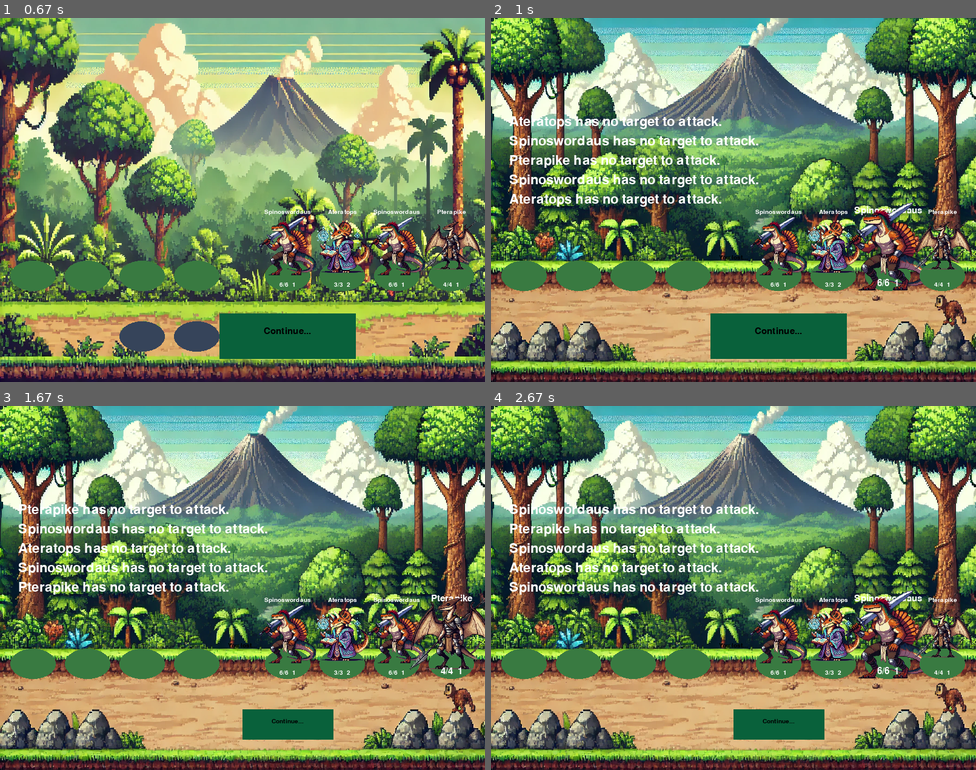
Above: before the commit, frames 1-4 (two rows, left to right).
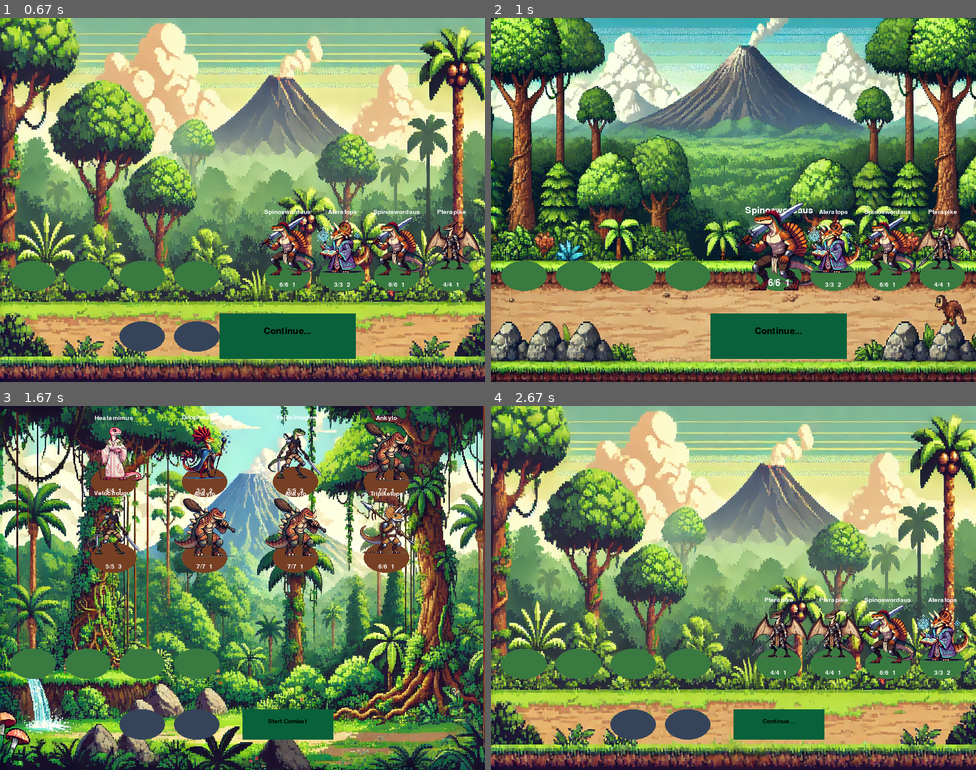
Above: after the commit, the same moments.

Repository: ENorell/RogueTroupe
Game: pygame game, started from main.py
Two runs of this game, one before a commit and one after it. Both use one fixed random seed, a clock stepped at 60 frames per second and the inputs below.
Inputs (mouse positions are in pixels of both pictures, inside the frame that each line leads up to):
- Up to frame 1 (0.67 s): click "Start Combat" at 0.38 s
- Up to frame 2 (1 s): click "Continue..." at 0.72 s
- Up to frame 3 (1.67 s): click "Continue..." at 1.05 s; press the mouse at (203, 558) at 1.37 s; move the mouse to (208, 580) at 1.47 s; release the mouse at (213, 606) at 1.6 s
- Up to frame 4 (2.67 s): click (777, 726) at 1.72 s, where only the run after the commit has a clickable "Start Combat"; press the mouse at (685, 726) at 2.03 s; move the mouse to (801, 588) at 2.13 s; release the mouse at (917, 453) at 2.27 s

Frame 1 is identical in both runs. In frame 2, 7.0% of the frame differs, in the area x 3-90%, y 27-75%; in frame 3, 92%, in the area x 0-100%, y 0-100%; in frame 4, 88%.

Commit message:
added range logic

Diff:
--- a/character.py
+++ b/character.py
@@ -26,6 +26,9 @@
 
     def is_dead(self) -> bool:
         return self.health == 0
+
+    def revive(self) -> None:
+        self.health = self.max_health
 
 class Archeryptrx(Character):
     #A simple archer with upfront damage and range
--- a/combat_state.py
+++ b/combat_state.py
@@ -22,20 +22,20 @@
 
 
 class BattleTurn:
-    def __init__(self, character: Character, ally_slots: list[CharacterSlot], enemy_slots: list[CharacterSlot], battle_log: list[str]) -> None:
+    def __init__(self, character: Character, character_index: int, attacker_slots: list[CharacterSlot], defender_slots: list[CharacterSlot], battle_log: list[str]) -> None:
         self.character = character
-        self.ally_slots = ally_slots
-        self.enemy_slots = enemy_slots
+        self.character_index = character_index  # Store the character index as an instance attribute
+        self.attacker_slots = attacker_slots
+        self.defender_slots = defender_slots
         self.battle_log = battle_log
         self.delay = Delay(0.5)
         self.is_done = False
         self.target_character: Optional[Character] = None
 
     def determine_target(self) -> None:
-        defenders = self.enemy_slots if self.character in [slot.content for slot in self.ally_slots] else self.ally_slots
-        for i in range(len(defenders) - 1, -1, -1):
-            defender_slot = defenders[i]
-            if defender_slot.content and not defender_slot.content.is_dead() and self.character.range >= i + 1:
+        for i in range(len(self.defender_slots) - 1, -1, -1):
+            defender_slot = self.defender_slots[i]
+            if defender_slot.content and not defender_slot.content.is_dead() and self.character.range >= i + self.character_index + 1:
                 self.target_character = defender_slot.content
                 self.target_character.is_defending = True
                 return
@@ -62,9 +62,15 @@
 
 class BattleRound:
     def __init__(self, ally_slots: list[CharacterSlot], enemy_slots: list[CharacterSlot], battle_log: list[str]) -> None:
-        self.turn_order = [BattleTurn(slot.content, ally_slots, enemy_slots, battle_log) for slot in ally_slots + enemy_slots if slot.content and not slot.content.is_dead()]
+        self.battle_log = battle_log
+        ally_turns = [BattleTurn(slot.content, i, ally_slots, enemy_slots, self.battle_log) for i, slot in enumerate(ally_slots) if slot.content and not slot.content.is_dead()]
+        enemy_turns = [BattleTurn(slot.content, i, enemy_slots, ally_slots, self.battle_log) for i, slot in enumerate(enemy_slots) if slot.content and not slot.content.is_dead()]
+
+        self.turn_order = ally_turns + enemy_turns
         self.current_turn: Optional[BattleTurn] = None
         self.is_done = False
+        self.ally_slots = ally_slots
+        self.enemy_slots = enemy_slots
 
     def start_round(self) -> None:
         if self.turn_order:
@@ -72,6 +78,8 @@
             self.current_turn.start_turn()
         else:
             self.is_done = True
+            self.cleanup_dead_units()  # Clean up dead units at the end of the round
+            self.shift_units_forward()  # Shift units forward to fill empty slots
 
     def loop(self) -> None:
         if self.current_turn and self.current_turn.is_done:
@@ -79,6 +87,27 @@
         elif self.current_turn:
             self.current_turn.loop()
 
+    def cleanup_dead_units(self) -> None:
+        """Remove dead characters from slots after a round."""
+        for slot in self.ally_slots + self.enemy_slots:
+            if slot.content and slot.content.is_dead():
+                character_name = slot.content.name  # Store the character's name before removing
+                self.battle_log.append(f"{character_name} has been removed from the battlefield due to being defeated.")
+                slot.content = None
+
+    def shift_units_forward(self) -> None:
+        """Move all units forward to fill empty slots after a round."""
+        for slots in [self.ally_slots, self.enemy_slots]:
+            # Collect all non-empty characters
+            non_empty_slots = [slot.content for slot in slots if slot.content is not None]
+
+            # Set all slots to None initially
+            for slot in slots:
+                slot.content = None
+
+            # Fill the slots with non-empty characters
+            for i, character in enumerate(non_empty_slots):
+                slots[i].content = character
 
 def revive_ally_characters(slots: list[CharacterSlot]) -> None:
     for slot in slots:
@@ -112,12 +141,13 @@
     def loop(self, user_input: UserInput) -> None:
         self.continue_button.refresh(user_input.mouse_position)
 
-        if not self.current_round.is_done:
+        if self.is_combat_concluded():
+            if self.continue_button.is_hovered and user_input.is_mouse1_up:
+                revive_ally_characters(self.ally_slots)
+                self.next_state = StateChoice.SHOP
+        elif not self.current_round.is_done:
             self.current_round.loop()
-        elif self.is_combat_concluded() and self.continue_button.is_hovered and user_input.is_mouse1_up:
-            revive_ally_characters(self.ally_slots)
-            self.next_state = StateChoice.SHOP
-        elif self.current_round.is_done:
+        else:
             self.start_new_round()
 
 
